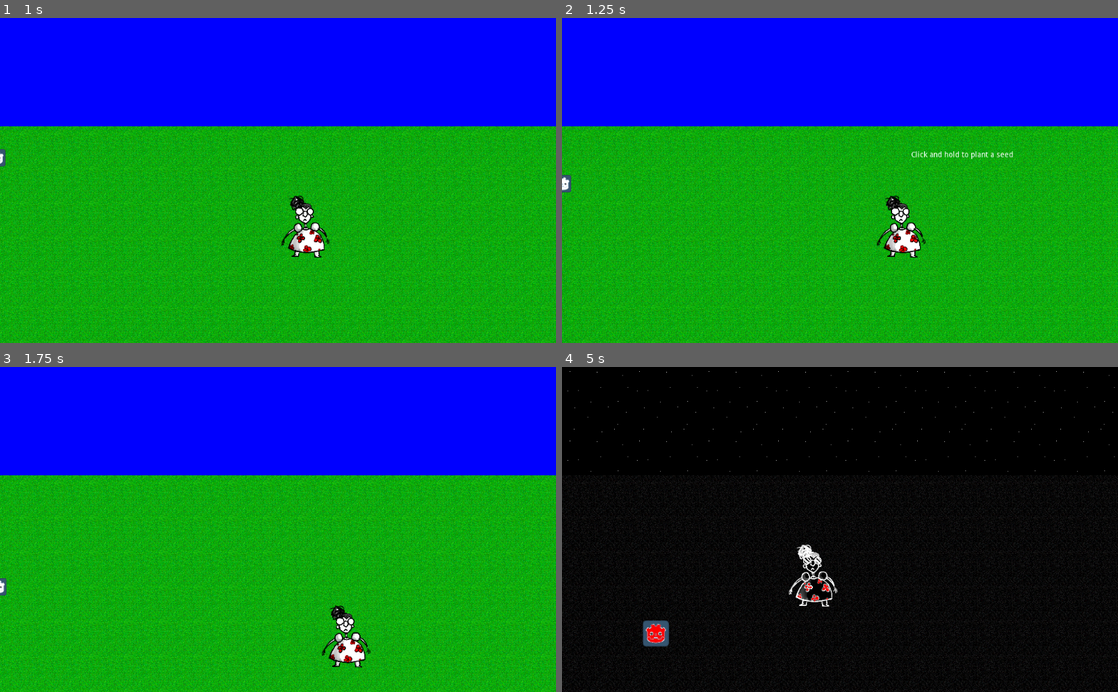
Above: before the commit, frames 1-4 (two rows, left to right).
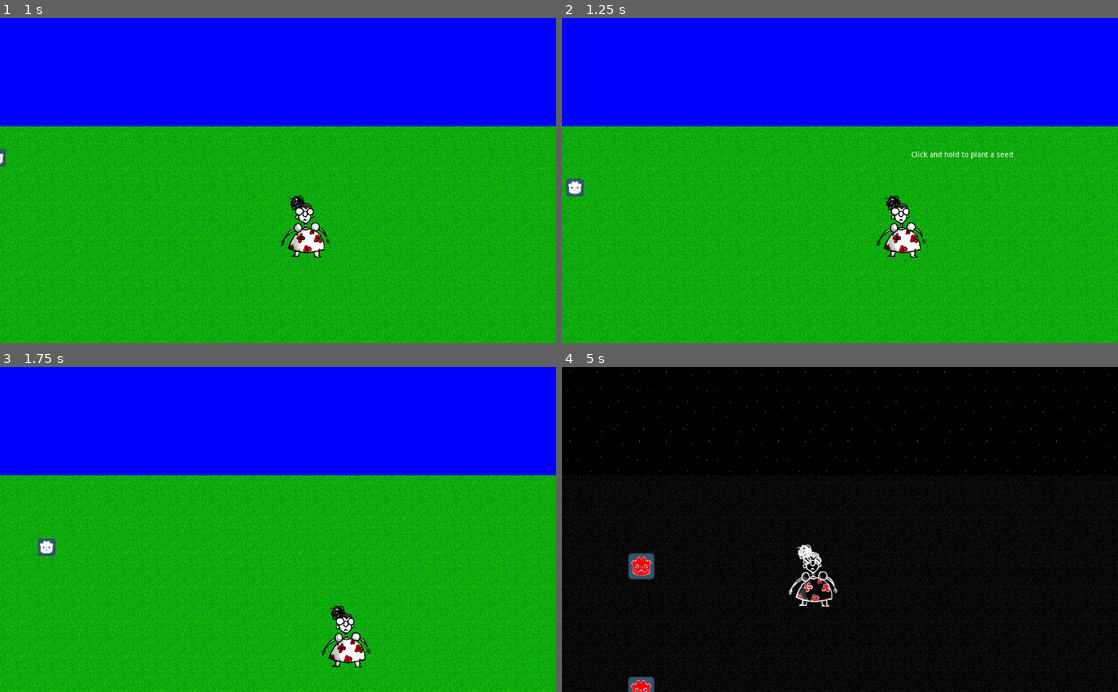
Above: after the commit, the same moments.

Repository: HedgeLizards/GGJ22
Game: Godot game, scene res://scenes/Main.tscn
Two runs of this game, one before a commit and one after it. Both use one fixed random seed, a clock stepped at 60 frames per second and the inputs below. The engine's default icon, where the game draws it, is replaced by a stand-in: a white triangle on a blue panel in a dark square.
Inputs (mouse positions are in pixels of both pictures, inside the frame that each line leads up to):
- Up to frame 1 (1 s): tap Enter at 0.5 s; move the mouse to (400, 164) at 0.52 s; press the mouse at (400, 164) at 0.53 s; hold D (right) from 0.53 s (still down)
- Up to frame 2 (1.25 s): keep holding D (right)
- Up to frame 3 (1.75 s): move the mouse to (166, 545) at 1.27 s; release D (right) at 1.28 s; release the mouse at (166, 545) at 1.28 s; hold S (down) from 1.28 s (still down); click (166, 545) at 1.35 s
- Up to frame 4 (5 s): move the mouse to (895, 458) at 2.02 s; release S (down) at 2.03 s; press the mouse at (895, 458) at 2.03 s; hold D (right) 2.03-2.78 s; move the mouse to (812, 594) at 2.77 s; release the mouse at (812, 594) at 2.78 s; hold W (up) 2.78-3.53 s; click (812, 594) at 2.85 s; move the mouse to (1006, 578) at 3.52 s; press the mouse at (1006, 578) at 3.53 s; hold A (left) from 3.53 s (still down); move the mouse to (673, 480) at 4.27 s; release the mouse at (673, 480) at 4.28 s; click (673, 480) at 4.35 s

Frame 1 is identical in both runs. In frame 2, 0.2% of the frame differs, in the area x 0-4%, y 48-55%; in frame 3, 0.2%; in frame 4, 1.0%, in the area x 11-20%, y 57-100%.

Commit message:
bunnies attack on beat

Diff:
--- a/scenes/Bullet.tscn
+++ b/scenes/Bullet.tscn
@@ -4,7 +4,7 @@
 [ext_resource path="res://scripts/Bullet.gd" type="Script" id=2]
 
 [sub_resource type="CircleShape2D" id=1]
-radius = 8.0
+radius = 16.0
 
 [node name="Bullet" type="Area2D"]
 collision_layer = 4
@@ -15,7 +15,7 @@
 shape = SubResource( 1 )
 
 [node name="Sprite" type="Sprite" parent="."]
-scale = Vector2( 0.2, 0.2 )
+scale = Vector2( 0.4, 0.4 )
 texture = ExtResource( 1 )
 
 [connection signal="body_entered" from="." to="." method="_on_Bullet_body_entered"]
--- a/scripts/Player.gd
+++ b/scripts/Player.gd
@@ -2,9 +2,12 @@
 
 
 export var speed = 250
+export var max_cooldown = 0.5
+var cooldown = 0
 
 
 const Bullet = preload("res://scenes/Bullet.tscn")
+
 
 # Called when the node enters the scene tree for the first time.
 func _ready():
@@ -12,9 +15,9 @@
 
 
 
-func _input(event):
-	if event.is_action_pressed("shoot") and get_node("/root/Main/DayNight").is_night():
-		shoot()
+#func _input(event):
+	#if event.is_action_pressed("shoot") and get_node("/root/Main/DayNight").is_night():
+		#shoot()
 
 
 func shoot():
@@ -35,6 +38,11 @@
 	var mouse_position = get_global_mouse_position()
 	$Body.look_at(mouse_position)
 
+	if Input.is_action_pressed("shoot") and get_node("/root/Main/DayNight").is_night() and cooldown <= 0:
+		shoot()
+		cooldown = max_cooldown
+	cooldown -= delta
+
 
 func daychange(is_night):
 	$Day.visible = not is_night
--- a/scripts/Rabbit.gd
+++ b/scripts/Rabbit.gd
@@ -5,10 +5,10 @@
 
 var status = Status.IDLE
 var direction = Vector2(0, 0)
-var speed = 200
+var speed = 250
 var evil = false
 var health = 10
-var edge_distance = 150
+var edge_distance = 100
 
 
 const DeadBunny = preload("res://scenes/DeadBunny.tscn")
@@ -18,17 +18,53 @@
 	daychange(get_node("/root/Main/DayNight").is_night())
 
 func _on_RethinkTimer_timeout():
+	if status == Status.IDLE:
+		status = Status.MOVE
+	else:
+		status = Status.IDLE
 	rethink()
 
 func rethink():
-	if status == Status.MOVE and not avoid_edge():
-		status = Status.IDLE
-		direction = Vector2(0, 0)
+	if evil:
+		if status == Status.MOVE:
+			move_evil()
+		else:
+			idle_evil()
+
 	else:
-		status = Status.MOVE
-		direction = Vector2(1, 0).rotated(randf() * 2 * PI)
-		avoid_edge()
-	$RethinkTimer.wait_time = 0.5+randf()
+		if status == Status.MOVE:
+			move_peace()
+		elif avoid_edge():
+			# bunny is near/beyond an edge
+			move_peace()
+		else:
+			idle_peace()
+
+func idle_peace():
+	status = Status.IDLE
+	direction = Vector2(0, 0)
+	$RethinkTimer.start(3+randf()*2)
+
+func move_peace():
+	status = Status.MOVE
+	direction = Vector2(1, 0).rotated(randf() * 2 * PI)
+	avoid_edge()
+	$RethinkTimer.start(0.3)
+
+func idle_evil():
+	status = Status.IDLE
+	direction = Vector2(0, 0)
+	$RethinkTimer.start(0.3)
+
+func move_evil():
+	status = Status.MOVE
+	direction = get_node("/root/Main/Player").position - position
+	for plant in get_tree().get_nodes_in_group("plants"):
+		var plant_direction = plant.position - position
+		if plant_direction.length_squared() < direction.length_squared():
+			direction = plant_direction
+	$RethinkTimer.start(0.2)
+
 
 
 func avoid_edge():
@@ -61,15 +97,7 @@
 
 func _physics_process(delta):
 
-	if not evil and status == Status.MOVE:
-		move_and_slide(direction.normalized() * speed)
-
-	if evil:
-		direction = get_node("/root/Main/Player").position - position
-		for plant in get_tree().get_nodes_in_group("plants"):
-			var plant_direction = plant.position - position
-			if plant_direction.length_squared() < direction.length_squared():
-				direction = plant_direction
+	if status == Status.MOVE:
 		move_and_slide(direction.normalized() * speed)
 
 
@@ -81,4 +109,5 @@
 	$NightShape.disabled = not is_night
 	if not is_night:
 		health = 10
+	status = Status.IDLE
 	rethink()
